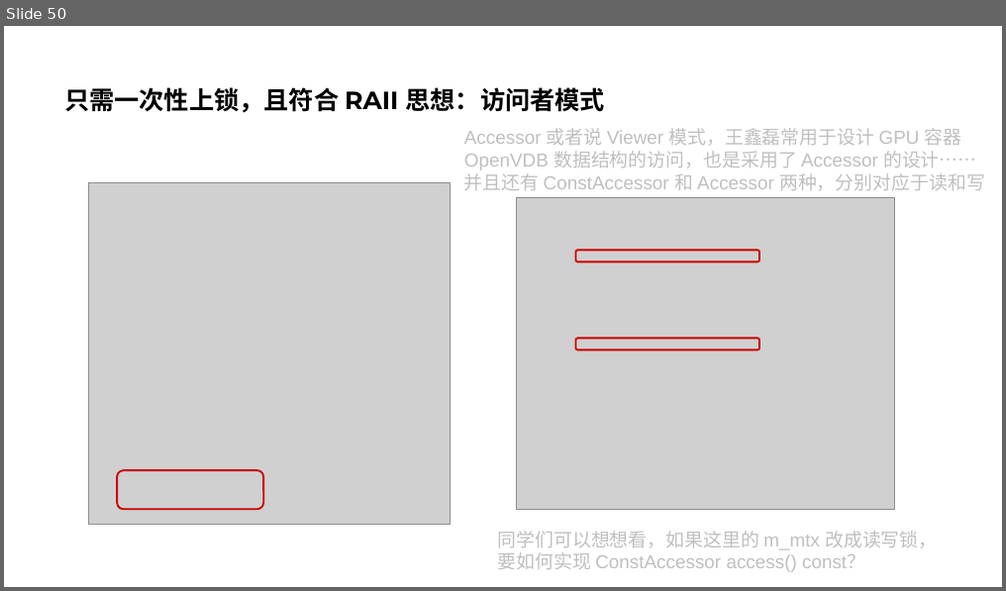
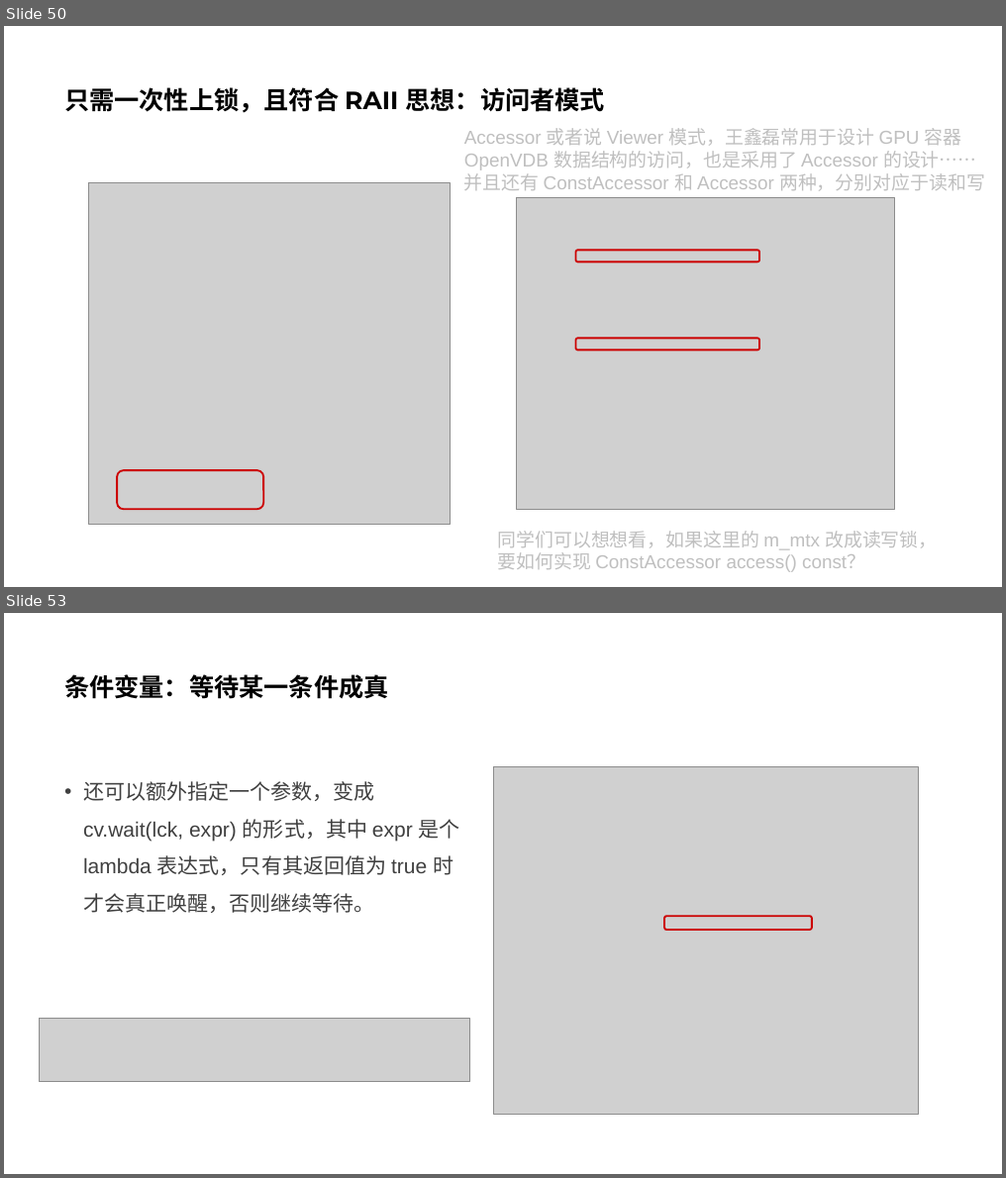
Before and after one commit to parallel101/course, a slide deck: 05/slides.pptx. Shown one above the other, each under a label of ours: slide 50 before the commit, slides 50 and 53 after it; the slides between them are not shown. The pictures are 1006x591 and 1006x1178 pixels, drawn with LibreOffice and Linux fonts; fonts in the diff are those of the drawing; grey boxes stand for pictures. Boxes give left, top, right and bottom in pixels: in the first picture for what was removed or moved away, otherwise in the second. Text is boxed around its words. In the diff, an @@ line names an element or a change of style, - is before the commit and + after.

```diff
--- a/05/slides.pptx
+++ b/05/slides.pptx
@@ slide 53 added at bbox=[4, 613, 1002, 1174], background #FFFFFF @@
@@ title added at bbox=[64, 674, 389, 699], 24 pt, text #000000, bold @@
+条件变量：等待某一条件成真
@@ text added at bbox=[83, 781, 460, 913], 20 pt, text #404040 @@
+• 还可以额外指定一个参数，变成 cv.wait(lck, expr) 的形式，其中 expr 是个 lambda 表达式，只有其返回值为 true 时才会真正唤醒，否则继续等待。
@@ picture added at bbox=[494, 766, 918, 1115] @@
@@ rounded rectangle added at bbox=[664, 916, 812, 930], outline #CC0000 1.75 pt @@
@@ picture added at bbox=[40, 1018, 469, 1081] @@
```
Also in this commit, not shown: 1 slide changed, 9 other slides added, 1 slide removed, 21 other files.
